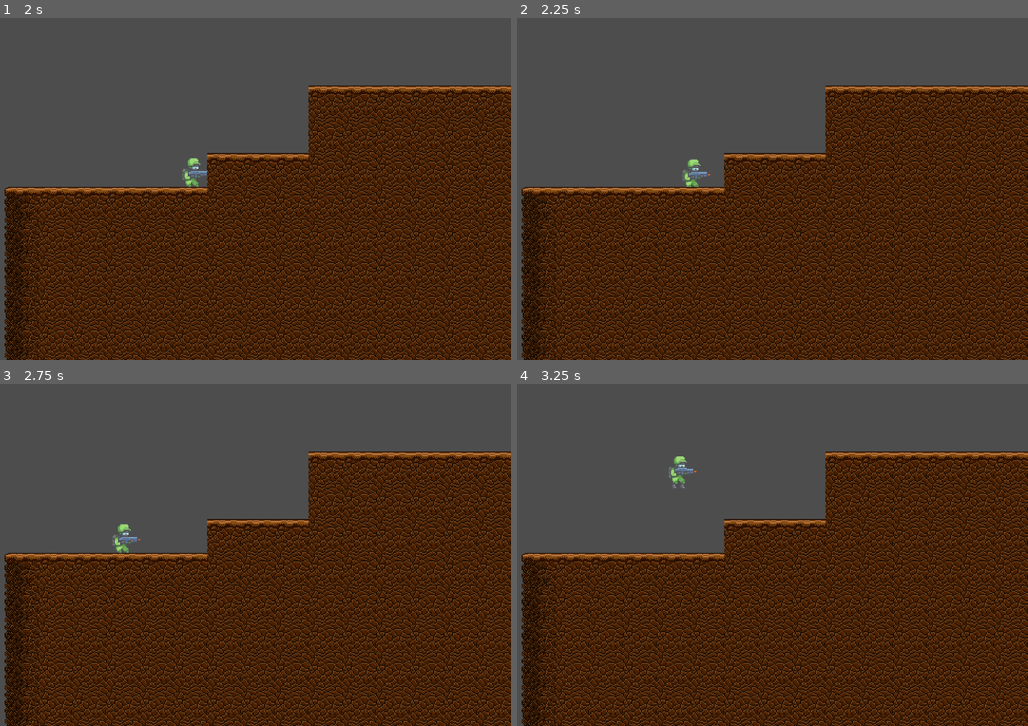
Above: before the commit, frames 1-4 (two rows, left to right).
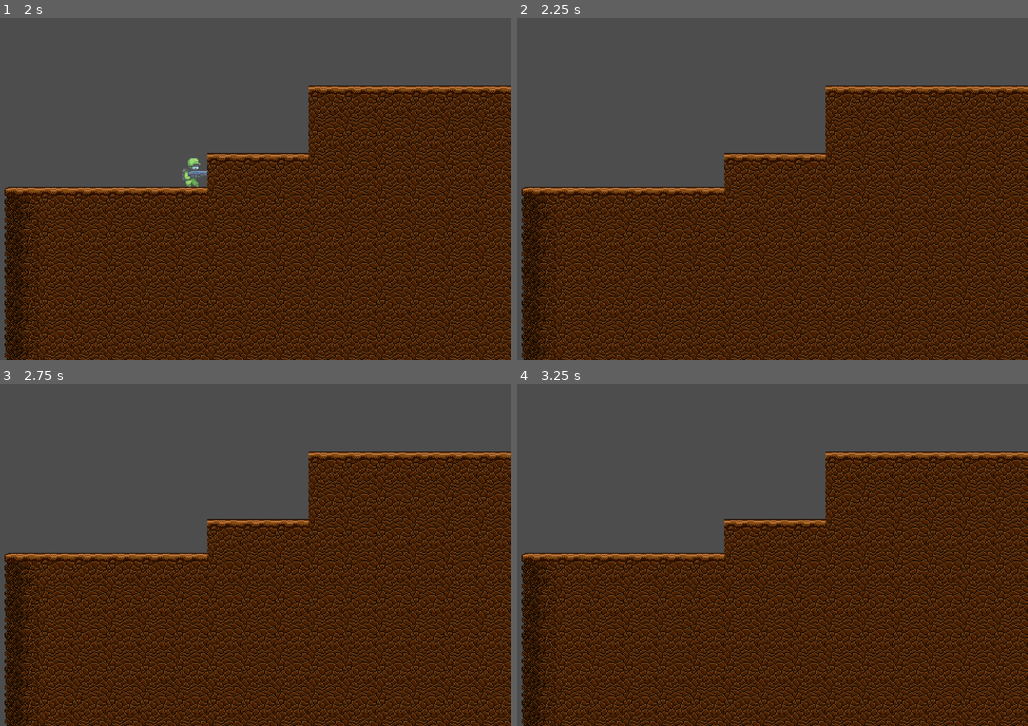
Above: after the commit, the same moments.

Repository: code-rizzard/TeamGunner
Game: Godot game, scene res://main.tscn
The game is run twice, just before and just after one commit, with the same random seed, the same clock (stepped at 60 frames per second) and the same inputs.
Inputs:
- Up to frame 1 (2 s): tap Enter at 0.5 s; hold D (move_right) from 0.53 s (still down); tap Space (jump) at 0.77, 1.52 s
- Up to frame 2 (2.25 s): release D (move_right) at 2.03 s; hold A (move_left) from 2.03 s (still down)
- Up to frame 3 (2.75 s): keep holding A (move_left)
- Up to frame 4 (3.25 s): release A (move_left) at 2.78 s; hold D (move_right) from 2.78 s (still down); tap Space (jump) at 3.02 s

Frame 1 is identical in both runs. In frame 2, 0.2% of the frame differs, in the area x 32-38%, y 41-50%; in frame 3, 0.2%; in frame 4, 0.2%, in the area x 29-36%, y 21-31%.

Commit message:
Testing out some stuff

Diff:
--- a/Player.gd
+++ b/Player.gd
@@ -1,14 +1,33 @@
 extends CharacterBody2D
 
-
+@export var max_health := 100
 @export var movement_speed = 100.0
+@export var hurtbox : Hurtbox
 const JUMP_VELOCITY = -400.0
 
+
+
+@onready var health := max_health
 var gravity: int =  ProjectSettings.get_setting("physics/2d/default_gravity")
+
+func _ready():
+	hurtbox.on_hit.connect(on_hurtbox_hit)
+
+	while true:
+		await get_tree().create_timer(1).timeout
+		hurtbox.hit(50)
+
+
+
+
+func on_hurtbox_hit(damage : int):
+	health -= damage
+	if health <= 0:
+		queue_free()
+
 
 
 func _physics_process(delta: float) -> void:
-	print(velocity.x)
 	if not is_on_floor():
 		velocity.y += gravity * delta
 
--- /dev/null
+++ b/lib/Hurtbox.gd
@@ -0,0 +1,9 @@
+class_name Hurtbox
+extends Area2D
+
+signal on_hit(damage : int)
+
+
+
+func hit(damage : int):
+    on_hit.emit(damage)
--- a/player.tscn
+++ b/player.tscn
@@ -6,6 +6,7 @@
 [ext_resource type="Texture2D" uid="uid://5oks7qpj0np6" path="res://assets/CHARACTER_SPRITES/Green/Gunner_Green_Death.png" id="3_a7a1y"]
 [ext_resource type="Texture2D" uid="uid://bnqwkjftyjhxk" path="res://assets/CHARACTER_SPRITES/Green/Gunner_Green_Jump.png" id="3_fqs4b"]
 [ext_resource type="Texture2D" uid="uid://b6hxfplu6017m" path="res://assets/CHARACTER_SPRITES/Green/Gunner_Green_Run.png" id="3_y1vsl"]
+[ext_resource type="Script" path="res://lib/Hurtbox.gd" id="7_n78po"]
 
 [sub_resource type="RectangleShape2D" id="RectangleShape2D_dhyqu"]
 
@@ -205,9 +206,13 @@
 "speed": 6.0
 }]
 
-[node name="Player" type="CharacterBody2D"]
+[sub_resource type="RectangleShape2D" id="RectangleShape2D_mn6i4"]
+size = Vector2(10, 29)
+
+[node name="Player" type="CharacterBody2D" node_paths=PackedStringArray("hurtbox")]
 position = Vector2(59, 52)
 script = ExtResource("1_tyase")
+hurtbox = NodePath("Hurtbox")
 
 [node name="CollisionShape2D" type="CollisionShape2D" parent="."]
 shape = SubResource("RectangleShape2D_dhyqu")
@@ -216,3 +221,10 @@
 sprite_frames = SubResource("SpriteFrames_tp5sv")
 animation = &"idle"
 autoplay = "idle"
+
+[node name="Hurtbox" type="Area2D" parent="."]
+script = ExtResource("7_n78po")
+
+[node name="CollisionShape2D" type="CollisionShape2D" parent="Hurtbox"]
+position = Vector2(-2, -0.5)
+shape = SubResource("RectangleShape2D_mn6i4")
Not shown: 1 places in player.tscn that only renumber resources
